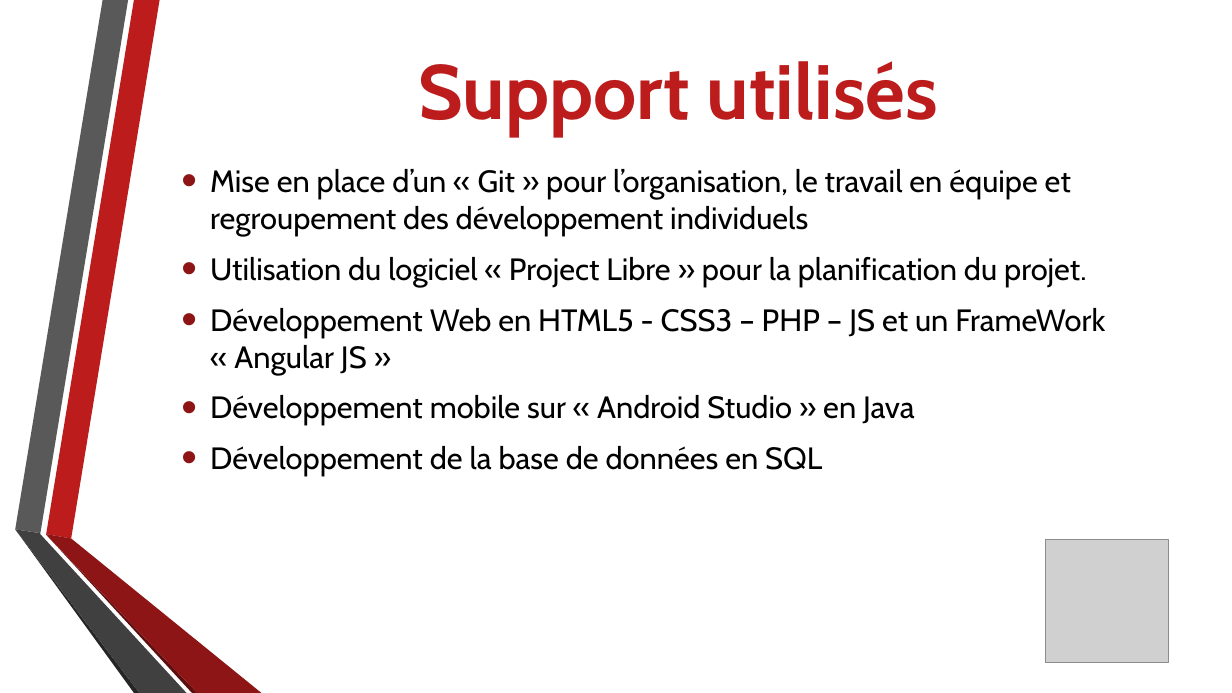
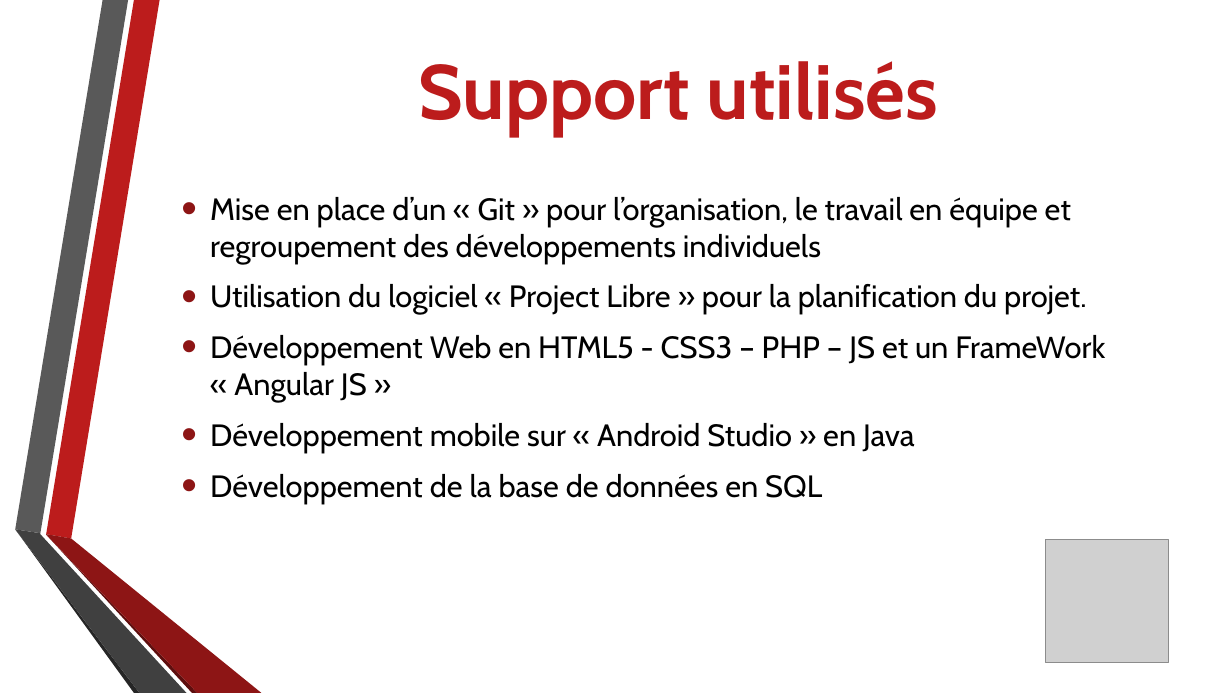
Before and after one commit to AxelFougues/PocketGlobe-Website, a slide deck: slide 8 of Diapo Presentation MiProjet.pptx. Drawn at 1232x693 pixels with LibreOffice and Linux fonts; fonts in the diff are those of the drawing; grey boxes stand for pictures; background and template pictures are left out. Boxes give left, top, right and bottom in pixels: in the first picture for what was removed or moved away, otherwise in the second. Text is boxed around its words. In the diff, an @@ line names an element or a change of style, - is before the commit and + after.

```diff
--- a/Diapo Presentation MiProjet.pptx
+++ b/Diapo Presentation MiProjet.pptx
@@ text "Mise en place d’un « ..." moved from (x1=210, y1=169, x2=1105, y2=476) to (x1=210, y1=197, x2=1105, y2=504) @@
@@ text at (x1=210, y1=197, x2=1071, y2=263): text changed @@
-• Mise en place d’un « Git » pour l’organisation, le travail en équipe et regroupement des développement individuels
+• Mise en place d’un « Git » pour l’organisation, le travail en équipe et regroupement des développements individuels
```
Also in this commit, not shown: 3 other slides changed, 1 slide added, 1 slide removed.
